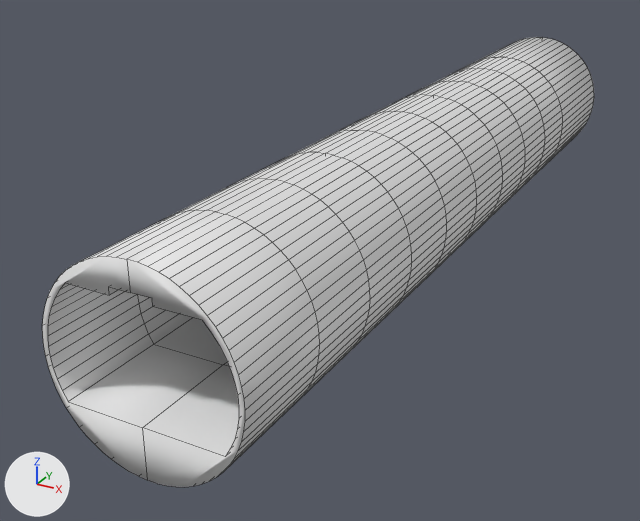
The Blender file Projekt/body.blend as it was, and as the next commit left it.
Rendered twice from a 50 mm camera at (5.97, -8.24, 5.91) aimed at (-1.23, 4.86, -0.64). The axes (+X, +Y, +Z) are drawn at lower left. The lights are the same throughout. Mesh edges are drawn as thin lines.

The scene before the commit, as lines of its bpy script (objects in view):
```python
me_body = bpy.data.meshes.new('Body')
me_body.from_pydata(...)  # 550 vertices, 502 faces; spans x 0.0..1.4, y -0.7..2.1, z -14.0..1.6
me_body.polygons.foreach_set('use_smooth', [True] * 502)
ob_body = bpy.data.objects.new('Body', me_body)
ob_body.location = (0.0, 0.0, 0.0)
ob_body.rotation_euler = (1.571, 0.0, 0.0)  # degrees (90, 0, 0)
_m = ob_body.modifiers.new('Mirror', 'MIRROR')
```
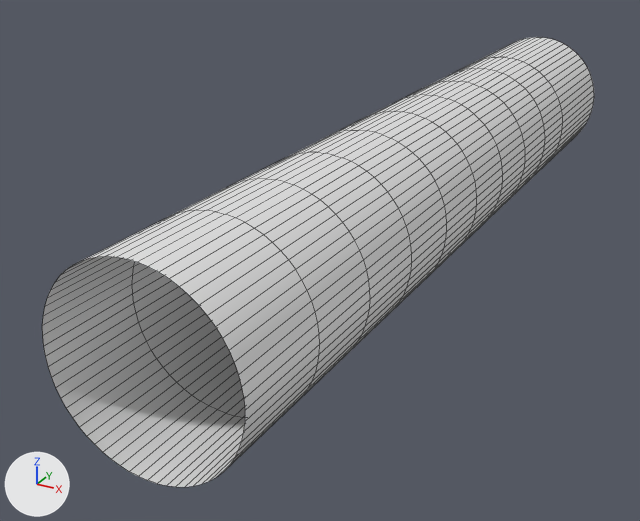
What differs and where, as boxes (x1, y1, x2, y2) in the pictures (640 x 521 px):
part 1 of me_body, cut back: before (42, 96, 594, 487); after (43, 96, 594, 431)

The edits, one by one:
me_body is used by ob_body; location (0.0, 0.0, 0.0); rotation (1.571, 0.0, 0.0), in degrees (90, 0, 0).
me_body had 550 vertices, 502 faces and spanned x 0.0..1.4, y -0.7..2.1, z -14.0..1.6.
me_body now has 363 vertices, 320 faces and spans x 0.0..1.4, y -0.7..2.1, z -14.0..1.6.
Part 1, on me_body:
187 vertices are removed from x 0.0..1.4, y 0.0..1.7, z -14.0..1.6.
210 faces are deleted.
17 vertices move within x 1.4, y 0.6..0.7, z -14.0..1.6.
28 new faces join them.
